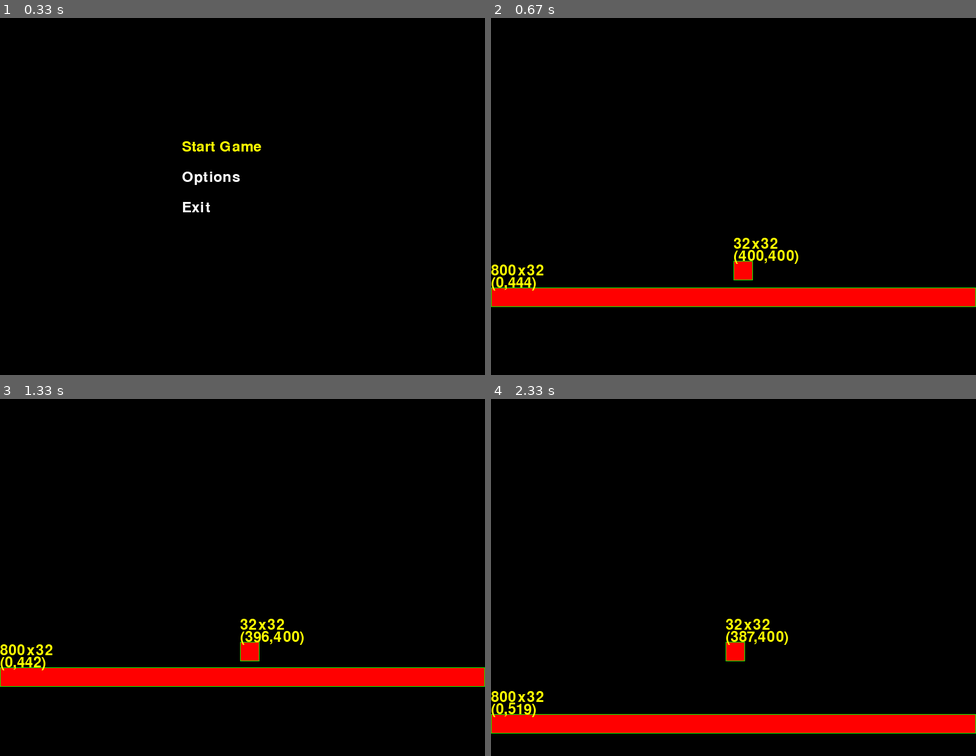
Above: before the commit, frames 1-4 (two rows, left to right).
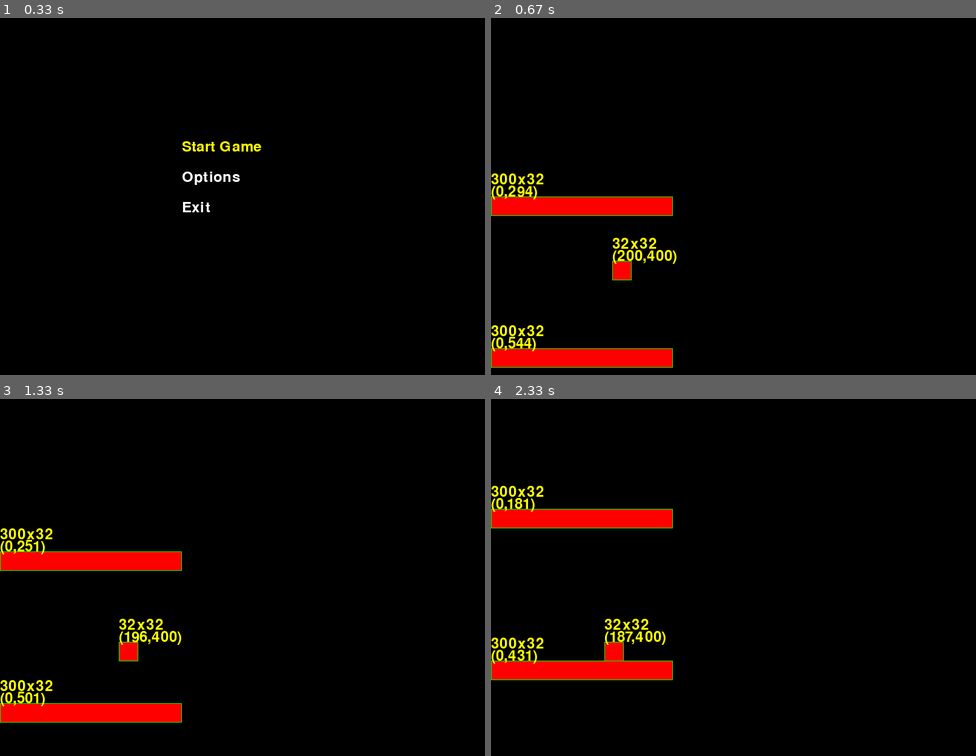
Above: after the commit, the same moments.

Repository: ViniciusKoiti/AgeOfRunner
Game: pygame game, started from main.py
The game is run twice, just before and just after one commit, with the same random seed, the same clock (stepped at 60 frames per second) and the same inputs.
Inputs:
- Up to frame 1 (0.33 s): no input
- Up to frame 2 (0.67 s): tap Backspace at 0.33 s
- Up to frame 3 (1.33 s): tap Space at 0.67 s; hold Left from 1 s (still down)
- Up to frame 4 (2.33 s): release Left at 1.47 s; hold Right 1.5-2.13 s; hold Left from 2.17 s (still down)

Frame 1 is identical in both runs. In frame 2, 12% of the frame differs, in the area x 0-100%, y 43-98%; in frame 3, 12%; in frame 4, 12%.

Commit message:
Adicionando logica para limitar a quantidade de cliques

Diff:
--- a/adapters/pymunk_physics.py
+++ b/adapters/pymunk_physics.py
@@ -73,13 +73,14 @@
             body.position = (position.x, position.y)
 
     def _setup_collision_handlers(self):
-       def begin_collision(arbiter, space, data):
+        def begin_collision(arbiter, space, data):
             if self.debug_collisions:
                 logging.debug(f"Colisão detectada! Normal: {arbiter.normal}")
+                logging.debug(f"Gravity multiplier: {self.gravity_multiplier}")
 
             shapes = arbiter.shapes
             normal = arbiter.normal
-
+            logging.debug("Colisão com o chão detectada!")
             # Identifica as shapes
             dynamic_shape = None
             ground_shape = None
@@ -111,41 +112,41 @@
                             break
                 return True
 
-            def separate_collision(arbiter, space, data):
-                if self.debug_collisions:
-                    logging.debug("Separação detectada!")
-
-                shapes = arbiter.shapes
-                dynamic_shape = None
-
-                for shape in shapes:
-                    if shape.collision_type == self.CATEGORY_DYNAMIC:
-                        dynamic_shape = shape
-                    break
-
-                if dynamic_shape:
-                    for body_id, shape in self.shapes.items():
-                        if shape == dynamic_shape:
-                            self.grounded_bodies.discard(body_id)
-                            if self.debug_collisions:
-                                logging.debug(f"Objeto {body_id} não está mais no chão")
-                            break
+        def separate_collision(arbiter, space, data):
+            if self.debug_collisions:
+                logging.debug("Separação detectada!")
+
+            shapes = arbiter.shapes
+            dynamic_shape = None
+
+            for shape in shapes:
+                if shape.collision_type == self.CATEGORY_DYNAMIC:
+                    dynamic_shape = shape
+                break
+
+            if dynamic_shape:
+                for body_id, shape in self.shapes.items():
+                    if shape == dynamic_shape:
+                        self.grounded_bodies.discard(body_id)
+                        if self.debug_collisions:
+                            logging.debug(f"Objeto {body_id} não está mais no chão")
+                        break
                 return True
 
-            ground_handler = self.space.add_collision_handler(
+        ground_handler = self.space.add_collision_handler(
                 self.CATEGORY_DYNAMIC,
                 self.CATEGORY_GROUND
             )
 
-            ground_handler.begin = begin_collision
-
-            ground_handler.separate = separate_collision
-
-            dynamic_handler = self.space.add_collision_handler(
-            self.CATEGORY_DYNAMIC,
+        ground_handler.begin = begin_collision
+
+        ground_handler.separate = separate_collision
+
+        dynamic_handler = self.space.add_collision_handler(
+        self.CATEGORY_DYNAMIC,
             self.CATEGORY_DYNAMIC
         )
-            dynamic_handler.begin = lambda a, s, d: True
+        dynamic_handler.begin = lambda a, s, d: True
 
     def create_dynamic_body(self, position: Vector2D, size: Tuple[float, float], mass: float) -> int:
         moment = pymunk.moment_for_box(mass, size)
@@ -175,14 +176,13 @@
 
         start_point = Vec2d(0, 0)  # Começa na posição do corpo
         end_point = Vec2d(size[0], 0)  # Estende horizontalmente pelo width especificado
-
         segment = pymunk.Segment(segment_body, start_point, end_point, size[1]/2)  # usa height/2 como espessura
         segment.friction = 1.0
         segment.collision_type = self.CATEGORY_GROUND
         segment.filter = pymunk.ShapeFilter(
-        categories=self.CATEGORY_GROUND,
-        mask=self.CATEGORY_DYNAMIC
-    )
+            categories=self.CATEGORY_GROUND,
+            mask=self.CATEGORY_DYNAMIC
+        )
 
         self.space.add(segment_body, segment)
 
--- a/domain/entity/player.py
+++ b/domain/entity/player.py
@@ -2,6 +2,7 @@
 from domain.physics.vector2D import Vector2D
 from ports.event_port import EventPort
 from ports.physics_port import PhysicsPort
+import time
 
 
 class Player(GameObject):
@@ -15,9 +16,18 @@
         self.move_force = 3000.0
         self.jump_force = 2000.0
         self.can_toggle_gravity = True
+        self.jump_delay = 0.5  # Meio segundo de delay
+        self.jump_timer = 0
+        self.can_jump = True
 
     def update(self, delta_time: float):
         super().update(delta_time)
+
+        if not self.can_jump:
+            self.jump_timer += delta_time
+            if self.jump_timer >= self.jump_delay:
+                self.can_jump = True
+                self.jump_timer = 0
 
         if self.is_grounded:
             self.can_toggle_gravity = True
@@ -43,8 +53,11 @@
 
     def jump(self):
         if isinstance(self.physics, PhysicsPort):
-            self.physics.flip_gravity()
-            self.can_toggle_gravity = False
+            if(self.is_grounded and self.can_jump):
+                self.physics.flip_gravity()
+                self.can_toggle_gravity = False
+                self.can_jump = False
+                self.can_toggle_gravity = False
 
     def handle_input(self, event_handler: EventPort):
         if event_handler.is_key_pressed("left"):
--- a/domain/game.py
+++ b/domain/game.py
@@ -11,7 +11,7 @@
 from ports.renderer_port import RendererPort
 from ports.physics_port import PhysicsPort
 
-WORLD_BOUNDS = (0, 0, 1000, 1000)
+WORLD_BOUNDS = (0, 0, 1500, 1500)
 
 class Game:
     def __init__(self,
@@ -38,18 +38,25 @@
     def init_game_objects(self):
         player = Player(
             physics=self.physics,
-            position=Vector2D(400, 500)
+            position=Vector2D(200, 400)
         )
 
         ground = GroundSegment(
             physics=self.physics,
             position=Vector2D(0, 550),
-            width=800
+            width=300
+        )
+
+        ground2 = GroundSegment(
+            physics=self.physics,
+            position=Vector2D(0, 300),
+            width=300
         )
 
 
         self.game_objects.append(player)
         self.game_objects.append(ground)
+        self.game_objects.append(ground2)
 
     def start_game(self):
         self.state = GameState.PLAYING
@@ -87,9 +94,7 @@
                 if isinstance(obj, Player):
                     self.camera.follow(obj.position)
                     break
-
         self.renderer.present()
-
 
     def render(self):
         self.renderer.clear()
